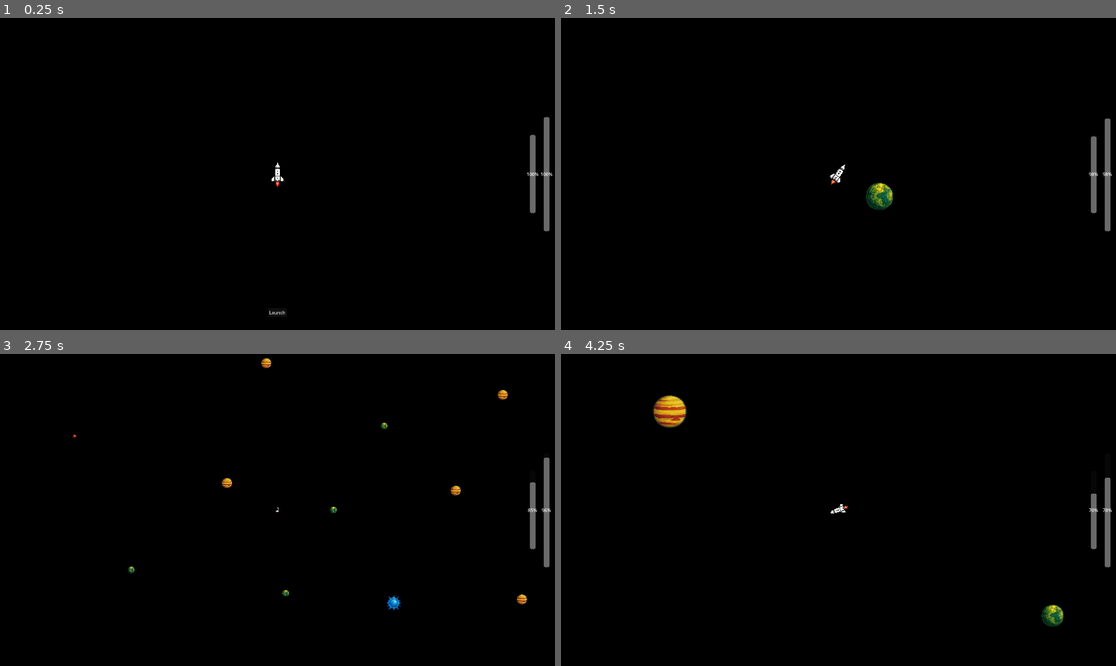
Above: before the commit, frames 1-4 (two rows, left to right).
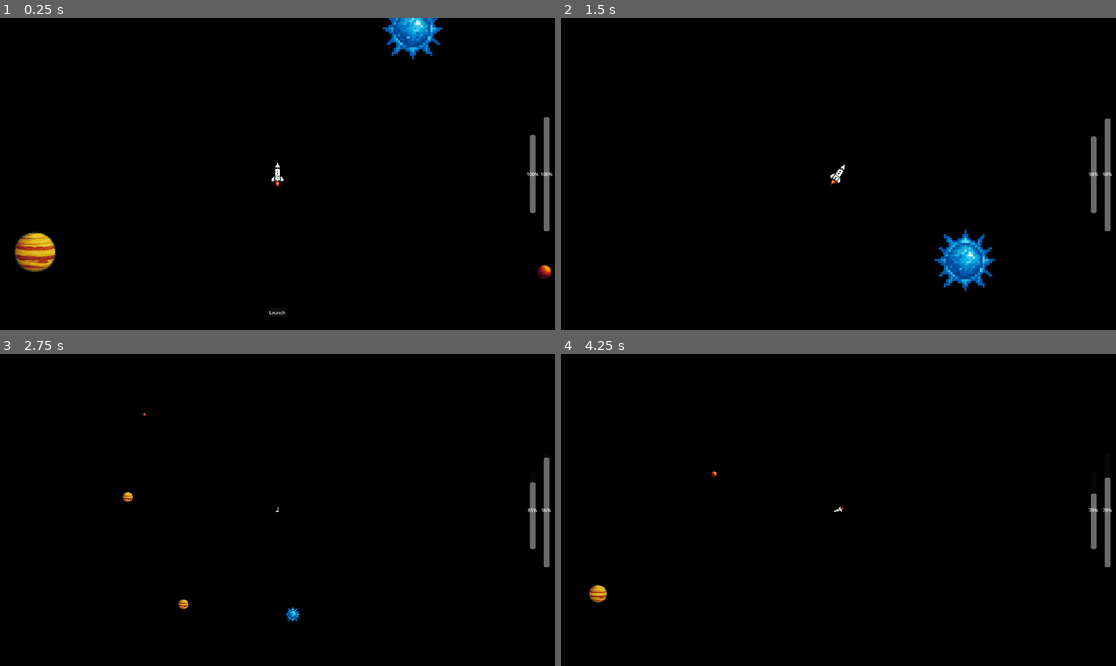
Above: after the commit, the same moments.

Repository: mythfrost/SpaceTaxi
Game: Godot game, scene res://Scenes/Main.tscn
The game is run twice, just before and just after one commit, with the same random seed, the same clock (stepped at 60 frames per second) and the same inputs.
Inputs:
- Up to frame 1 (0.25 s): no input
- Up to frame 2 (1.5 s): click "Launch" at 0.5 s; tap Enter (ui_accept) at 1.25 s; hold D (turn_right) from 1.28 s (still down); hold Enter (ui_accept) from 1.28 s (still down)
- Up to frame 3 (2.75 s): release D (turn_right) at 2.03 s; release Enter (ui_accept) at 2.03 s; hold A (turn_left) from 2.03 s (still down); tap F (toggle_zoom) at 2.1 s; tap Enter (ui_accept) at 2.27, 2.3, 2.57 s
- Up to frame 4 (4.25 s): release A (turn_left) at 2.78 s; hold Enter (ui_accept) 2.78-3.53 s; hold D (turn_right) from 2.78 s (still down); tap F (toggle_zoom) at 3.6 s; tap Enter (ui_accept) at 3.77, 3.8, 4.07 s

The runs differ from the first frame. In frame 1, 1.8% of the frame differs, in the area x 2-100%, y 0-84%; in frame 2, 1.5%; in frame 3, 0.6%; in frame 4, 0.9%.

Commit message:
Added Orbitting

Diff:
--- a/Scenes/Main.tscn
+++ b/Scenes/Main.tscn
@@ -14,16 +14,16 @@
 anchors_preset = 15
 anchor_right = 1.0
 anchor_bottom = 1.0
-offset_left = -49808.0
-offset_top = -52920.0
-offset_right = 50192.0
-offset_bottom = 47080.0
+offset_left = -49082.0
+offset_top = -52747.0
+offset_right = 50918.0
+offset_bottom = 47253.0
 grow_horizontal = 2
 grow_vertical = 2
 color = Color(0, 0, 0, 1)
 
 [node name="Spaceship" parent="." instance=ExtResource("2_rgh2o")]
-position = Vector2(-1050, 774)
+position = Vector2(-585, 633)
 
 [node name="CanvasLayer" type="CanvasLayer" parent="."]
 
@@ -69,69 +69,27 @@
 fill_mode = 3
 
 [node name="smallPlanet" parent="." instance=ExtResource("3_pbw6q")]
-position = Vector2(-12, 1673)
+position = Vector2(1006, 1662)
+orbital_radius = 1200.0
 
-[node name="smallPlanet2" parent="." instance=ExtResource("3_pbw6q")]
-position = Vector2(-2336, 2138)
-
-[node name="smallPlanet3" parent="." instance=ExtResource("3_pbw6q")]
-position = Vector2(4159, 2305)
-
-[node name="smallPlanet4" parent="." instance=ExtResource("3_pbw6q")]
-position = Vector2(1251, 3687)
-
-[node name="smallPlanet5" parent="." instance=ExtResource("3_pbw6q")]
-position = Vector2(-4527, -2791)
-
-[node name="smallPlanet6" parent="." instance=ExtResource("3_pbw6q")]
-position = Vector2(6971, -2359)
+[node name="smallPlanet" parent="smallPlanet" instance=ExtResource("3_pbw6q")]
+position = Vector2(-11909, -1306)
+orbital_radius = 4300.0
+orbital_speed = 0.35
 
 [node name="mediumPlanet" parent="." instance=ExtResource("5_pbw6q")]
-position = Vector2(-44, -1520)
-
-[node name="mediumPlanet2" parent="." instance=ExtResource("5_pbw6q")]
-position = Vector2(-872, -76)
-
-[node name="mediumPlanet3" parent="." instance=ExtResource("5_pbw6q")]
-position = Vector2(832, -2972)
-
-[node name="mediumPlanet4" parent="." instance=ExtResource("5_pbw6q")]
-position = Vector2(3847, -1864)
-
-[node name="mediumPlanet5" parent="." instance=ExtResource("5_pbw6q")]
-position = Vector2(-1240, 3856)
-
-[node name="mediumPlanet6" parent="." instance=ExtResource("5_pbw6q")]
-position = Vector2(5306, 334)
-
-[node name="mediumPlanet7" parent="." instance=ExtResource("5_pbw6q")]
-position = Vector2(-3543, -482)
+position = Vector2(6077, -2788)
+orbital_radius = 2600.0
 
 [node name="largePlanet" parent="." instance=ExtResource("6_v1gob")]
-position = Vector2(2069, -1855)
+position = Vector2(-5060, 3453)
+orbital_radius = 1900.0
 
-[node name="largePlanet2" parent="." instance=ExtResource("6_v1gob")]
-position = Vector2(1843, 1589)
-
-[node name="largePlanet3" parent="." instance=ExtResource("6_v1gob")]
-position = Vector2(3214, 28)
-
-[node name="largePlanet4" parent="." instance=ExtResource("6_v1gob")]
-position = Vector2(-1887, -1986)
-
-[node name="largePlanet5" parent="." instance=ExtResource("6_v1gob")]
-position = Vector2(2883, -3512)
-
-[node name="largePlanet6" parent="." instance=ExtResource("6_v1gob")]
-position = Vector2(-1206, -4059)
-
-[node name="largePlanet7" parent="." instance=ExtResource("6_v1gob")]
-position = Vector2(-4565, 1795)
-
-[node name="largePlanet8" parent="." instance=ExtResource("6_v1gob")]
-position = Vector2(3679, 4665)
+[node name="largePlanet" parent="largePlanet" instance=ExtResource("6_v1gob")]
+position = Vector2(-3609, -1373)
+orbital_radius = 3500.0
+orbital_speed = 0.31
 
 [node name="Sun" parent="." instance=ExtResource("7_jw32o")]
-position = Vector2(1000, 83)
 
 [connection signal="pressed" from="CanvasLayer/Button" to="." method="_on_button_pressed"]
--- a/Scenes/largePlanet.tscn
+++ b/Scenes/largePlanet.tscn
@@ -1,6 +1,7 @@
-[gd_scene load_steps=6 format=3 uid="uid://b1ab33pf64o5a"]
+[gd_scene load_steps=7 format=3 uid="uid://b1ab33pf64o5a"]
 
 [ext_resource type="Script" uid="uid://sf4aia4nq5ok" path="res://Scripts/planet_body.gd" id="1_qtuyl"]
+[ext_resource type="Script" uid="uid://dq7wa00hnlnkm" path="res://planet_orbit.gd" id="1_yrmca"]
 [ext_resource type="Texture2D" uid="uid://b0hunvlanjoya" path="res://art/largePlanet.png" id="2_mufvp"]
 [ext_resource type="Script" uid="uid://cnqy5i3x1qkmr" path="res://Scripts/gravity_field.gd" id="3_61351"]
 
@@ -9,6 +10,9 @@
 [sub_resource type="CircleShape2D" id="CircleShape2D_8g7i6"]
 
 [node name="Planet" type="Node2D"]
+script = ExtResource("1_yrmca")
+orbital_radius = 2200.0
+orbital_speed = 0.25
 
 [node name="planetBody" type="Area2D" parent="."]
 collision_layer = 2
--- a/Scenes/mediumPlanet.tscn
+++ b/Scenes/mediumPlanet.tscn
@@ -1,5 +1,6 @@
-[gd_scene load_steps=6 format=3 uid="uid://baubbr1tgv60k"]
+[gd_scene load_steps=7 format=3 uid="uid://baubbr1tgv60k"]
 
+[ext_resource type="Script" uid="uid://dq7wa00hnlnkm" path="res://planet_orbit.gd" id="1_g5jje"]
 [ext_resource type="Script" uid="uid://sf4aia4nq5ok" path="res://Scripts/planet_body.gd" id="1_qc4db"]
 [ext_resource type="Texture2D" uid="uid://dnvucwq2praof" path="res://art/mediumPlanet.png" id="2_ysysd"]
 [ext_resource type="Script" uid="uid://cnqy5i3x1qkmr" path="res://Scripts/gravity_field.gd" id="3_35xla"]
@@ -9,6 +10,9 @@
 [sub_resource type="CircleShape2D" id="CircleShape2D_8g7i6"]
 
 [node name="Planet" type="Node2D"]
+script = ExtResource("1_g5jje")
+orbital_radius = 1400.0
+orbital_speed = 0.3
 
 [node name="planetBody" type="Area2D" parent="."]
 collision_layer = 2
--- a/Scenes/smallPlanet.tscn
+++ b/Scenes/smallPlanet.tscn
@@ -1,5 +1,6 @@
-[gd_scene load_steps=6 format=3 uid="uid://cbdbjp3is68ks"]
+[gd_scene load_steps=7 format=3 uid="uid://cbdbjp3is68ks"]
 
+[ext_resource type="Script" uid="uid://dq7wa00hnlnkm" path="res://planet_orbit.gd" id="1_71tfn"]
 [ext_resource type="Texture2D" uid="uid://eorn2bwasuyr" path="res://art/smallPlanet.png" id="2_8g7i6"]
 [ext_resource type="Script" uid="uid://sf4aia4nq5ok" path="res://Scripts/planet_body.gd" id="2_71tfn"]
 [ext_resource type="Script" uid="uid://cnqy5i3x1qkmr" path="res://Scripts/gravity_field.gd" id="3_uj3hf"]
@@ -9,6 +10,9 @@
 [sub_resource type="CircleShape2D" id="CircleShape2D_8g7i6"]
 
 [node name="Planet" type="Node2D"]
+script = ExtResource("1_71tfn")
+orbital_radius = 700.0
+orbital_speed = 0.2
 
 [node name="planetBody" type="Area2D" parent="."]
 collision_layer = 2
--- a/Scripts/gravity_field.gd
+++ b/Scripts/gravity_field.gd
@@ -2,20 +2,19 @@
 
 @export var orbit_distance := 600.0
 @export var orbit_speed    := 1.8
+var orbit_body: Node2D = null
+
 
 func _ready() -> void:
 	body_entered.connect(_on_body_entered)
 	body_exited.connect(_on_body_exited)
 
 func _on_body_entered(body: Node) -> void:
-	print("Body entered area:", body.name)
 	if body is Spaceship:
-		print("Starting orbit on ", body.name,
-			  "dist=", orbit_distance,
-			  "speed=", orbit_speed)
-		body.start_orbit(global_position, orbit_distance, orbit_speed)
+		var planet = get_parent()   # the Node2D above this Area2D
+		body.start_orbit(get_parent(), orbit_distance, orbit_speed)
 
 func _on_body_exited(body: Node) -> void:
-	print("Body exited area:", body.name)
-	if body is Spaceship:
+	# only stop orbit if the ship has already left orbit mode
+	if body is Spaceship and not body.is_orbiting:
 		body.stop_orbit()
--- a/Scripts/main.gd
+++ b/Scripts/main.gd
@@ -7,16 +7,20 @@
 
 func _ready() -> void:
 	launch_button.pressed.connect(_on_LaunchButton_pressed)
+	# Initialize the secondary fuel bar’s maximum based on the ship’s turn fuel
 	secondary_fuel_bar.max_value = spaceship.max_turn_fuel
 
 func _on_LaunchButton_pressed() -> void:
+	# Only launch once: trigger ship launch and hide the button
 	if not spaceship.is_launched:
 		spaceship.launch()
 		launch_button.hide()
 
 func _process(_delta: float) -> void:
+	# Allow Space key to act as the launch trigger as well
 	if Input.is_action_just_pressed("ui_accept") and not spaceship.is_launched:
 		_on_LaunchButton_pressed()
+	# While the ship is in flight, update both fuel bars each frame
 	if spaceship.is_launched:
 		fuel_bar.value = spaceship.current_fuel
 		secondary_fuel_bar.value = spaceship.turn_fuel
--- a/Scripts/planet_body.gd
+++ b/Scripts/planet_body.gd
@@ -1,6 +1,7 @@
 extends Area2D
-
+# Called when any physics body enters the planet
 func _on_body_entered(body: Node) -> void:
+	# Remove the ship from the scene on collision
 	if body.name == "Spaceship":
 		print("Ship collided with solid planet!")
 		body.queue_free()
--- a/Scripts/spaceship.gd
+++ b/Scripts/spaceship.gd
@@ -1,28 +1,39 @@
 extends CharacterBody2D
 class_name Spaceship
 
+# State flags for flight and orbit modes
 var is_launched = false
 var is_orbiting: bool     = false
+var orbit_body: Node2D = null
+
+# Orbit parameters updated when entering orbit
 var orbit_center: Vector2 = Vector2.ZERO
 var _orbit_radius: float  = 0.0
 var _orbit_speed: float   = 0.0
 var _orbit_angle: float   = 0.0
 
+# Primary fuel and thrust settings
 @export var max_fuel := 100.0
 var current_fuel := max_fuel
 @export var thrust_power := 1000.0
 @export var fuel_burn_rate := 20.0
 
+# Secondary fuel and turn settings
 @export var max_turn_fuel       := 100.0
 @export var turn_fuel_burn_rate := 10.0
 @export var turn_speed          := 3.0
 var turn_fuel := max_turn_fuel
 
-@export var zoom_normal := Vector2(.65, .65)
+# Camera zoom presets
+@export var zoom_normal := Vector2(.35, .35)
 @export var zoomed_in   := Vector2(0.2, .2)
 var is_zoomed := false
 
+# Reference to the ship’s Camera2D
 @onready var cam: Camera2D = $Camera2D
+
+# Linear damping (drag) applied when coasting
+@export var linear_damping := 0.5  # fraction of speed lost per second
 
 func _ready() -> void:
 	cam.make_current()
@@ -33,6 +44,7 @@
 
 func _physics_process(delta: float) -> void:
 	if is_launched:
+	# rotation input
 		if turn_fuel > 0:
 			var did_turn := false
 			if Input.is_action_pressed("turn_left"):
@@ -43,32 +55,40 @@
 				did_turn = true
 			if did_turn:
 				turn_fuel = max(turn_fuel - turn_fuel_burn_rate * delta, 0)
+
+		# continuous thrust while holding and consuming fuel
 		if Input.is_action_pressed("ui_accept") and current_fuel > 0:
 			current_fuel = max(current_fuel - fuel_burn_rate * delta, 0)
 			velocity += Vector2.UP.rotated(rotation) * thrust_power * delta
+
+		# move the ship
 		move_and_slide()
+
+		# apply damping after movement and only when not thrusting or orbiting
+		if not is_orbiting and not Input.is_action_pressed("ui_accept"):
+			velocity = velocity.move_toward(Vector2.ZERO, linear_damping * delta)
+
+		# orbit behavior
 		if is_orbiting:
 			if Input.is_action_just_pressed("ui_accept"):
 				var tangent = Vector2(-sin(_orbit_angle), cos(_orbit_angle)) * _orbit_speed * _orbit_radius
 				velocity = tangent
 				is_orbiting = false
 				return
+			orbit_center = orbit_body.global_position
 			_orbit_angle += _orbit_speed * delta
 			global_position = orbit_center + Vector2(cos(_orbit_angle), sin(_orbit_angle)) * _orbit_radius
 			return
 
-func start_orbit(center: Vector2, radius: float, speed: float) -> void:
-	var radial = global_position - center
-	var inward = -radial.normalized()
-	if velocity.normalized().dot(inward) > 0.7:
-		return
-	is_orbiting = true
-	orbit_center = center
+func start_orbit(planet_node: Node2D, radius: float, speed: float) -> void:
+	orbit_body    = planet_node
 	_orbit_radius = radius
+	var radial    = global_position - orbit_body.global_position
+	_orbit_angle  = radial.angle()
 	var tangent_dir = Vector2(-radial.y, radial.x).normalized()
-	var tang_speed = velocity.dot(tangent_dir)
-	_orbit_speed = 1.2 * tang_speed / radius
-	_orbit_angle = radial.angle()
+	var tang_speed  = velocity.dot(tangent_dir)
+	_orbit_speed   = 1.2 * tang_speed / radius
+	is_orbiting    = true
 
 func stop_orbit() -> void:
 	is_orbiting = false
--- /dev/null
+++ b/planet_orbit.gd
@@ -0,0 +1,18 @@
+extends Node2D
+
+@export var orbit_center: Vector2 = Vector2.ZERO   # point to orbit around
+@export var orbital_radius: float = 400.0           # distance from center
+@export var orbital_speed: float = 0.5              # radians per second
+
+var _orbit_angle: float = 0.0
+
+func _ready() -> void:
+	# initialize angle so the planet starts at its current position
+	_orbit_angle = (global_position - orbit_center).angle()
+
+func _process(delta: float) -> void:
+	# advance the angle and reposition on the circle
+	_orbit_angle += orbital_speed * delta
+	global_position = orbit_center + Vector2(
+		cos(_orbit_angle), sin(_orbit_angle)
+	) * orbital_radius
Not shown, added: planet_orbit.gd.uid
